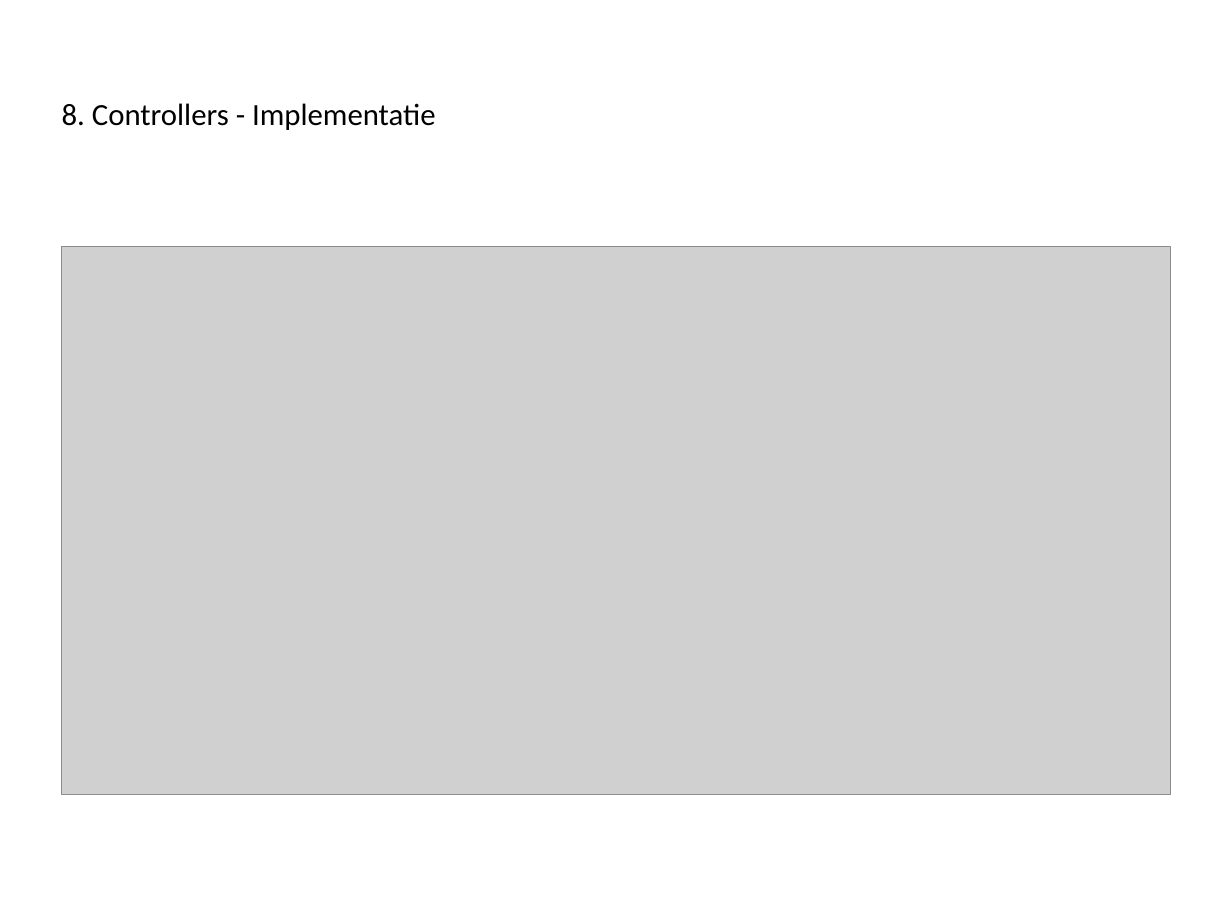
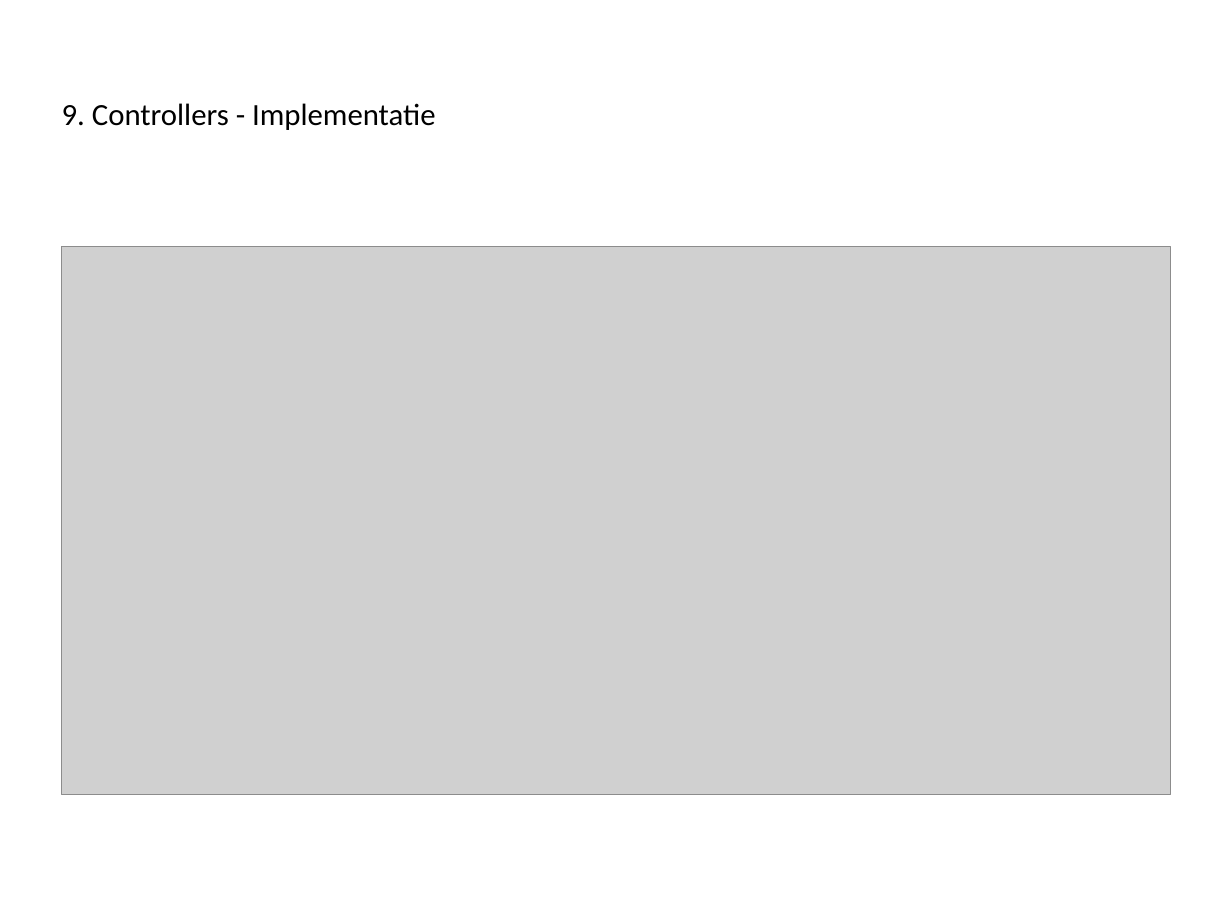
Before and after one commit to Novarg1/SWOP21, a slide deck: slide 24 of presentatie/Presentatie_Iteratie3_aanpassingenWonne21h59.ppt (slide 21 before the commit). Drawn at 1232x924 pixels with LibreOffice and Linux fonts; fonts in the diff are those of the drawing; grey boxes stand for pictures. Boxes give left, top, right and bottom in pixels: in the first picture for what was removed or moved away, otherwise in the second. Text is boxed around its words. In the diff, an @@ line names an element or a change of style, - is before the commit and + after.

```diff
--- a/presentatie/Presentatie_Iteratie3_aanpassingenWonne21h59.ppt
+++ b/presentatie/Presentatie_Iteratie3_aanpassingenWonne21h59.ppt
@@ title at <box>62,103,435,130</box>: text changed @@
-8. Controllers - Implementatie
+9. Controllers - Implementatie
```
Also in this commit, not shown: 18 other slides changed, 1 slide added.
